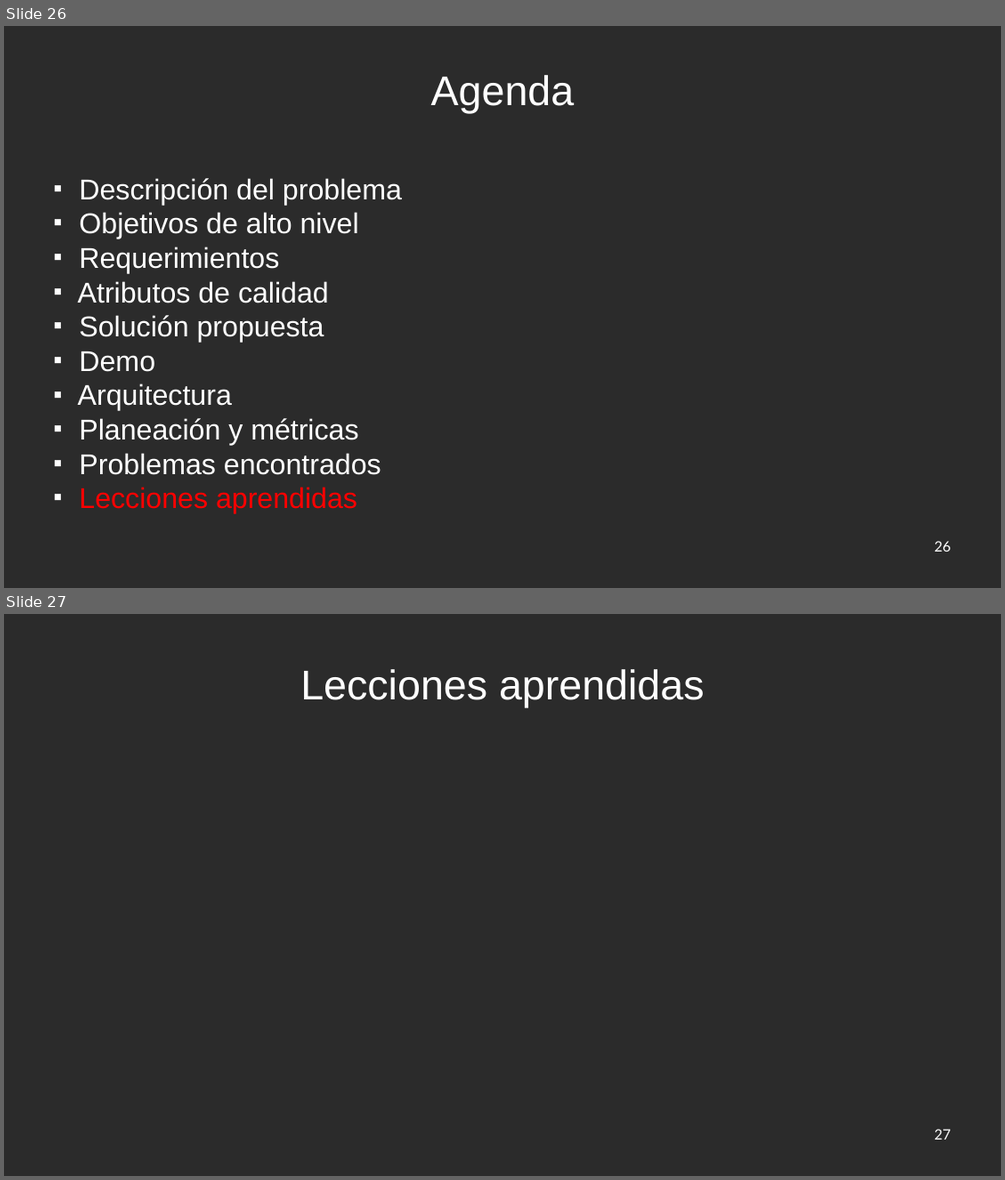
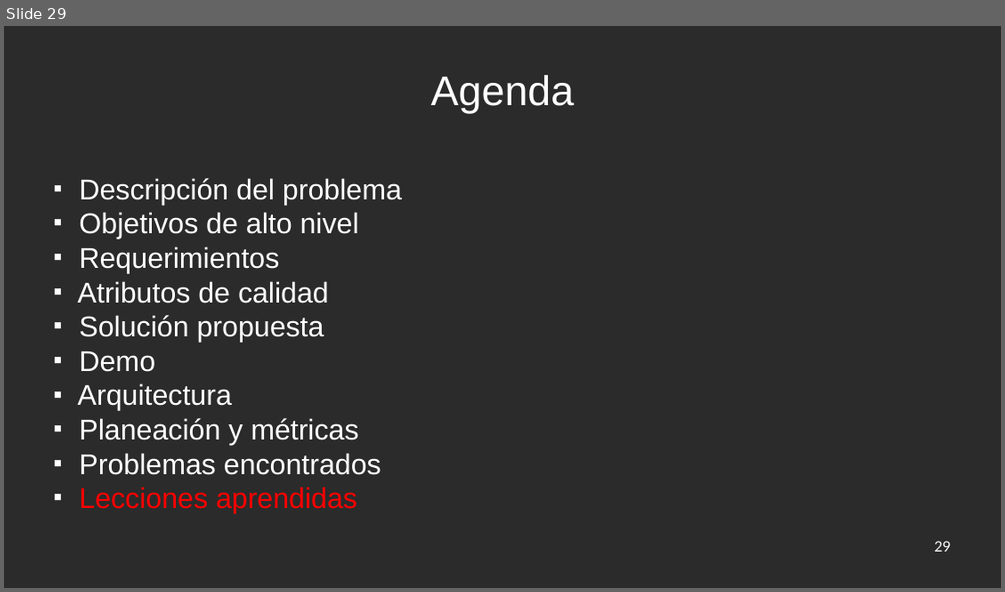
Before and after one commit to jw92/PPR, a slide deck: final.odp. Shown one above the other, each under a label of ours: slides 26 and 27 before the commit, slide 29 after it. The pictures are 1005x1180 and 1005x592 pixels, drawn with LibreOffice and Linux fonts; fonts in the diff are those of the drawing; background and template pictures are left out; a plain dark background stands for a picture behind light text. Boxes give left, top, right and bottom in pixels: in the first picture for what was removed or moved away, otherwise in the second. Text is boxed around its words. In the diff, an @@ line names an element or a change of style, - is before the commit and + after.

```diff
--- a/final.odp
+++ b/final.odp
@@ slide 27 removed at [4,614,1001,1176], background picture (left out) @@
@@ title removed at [300,669,704,707] @@
-Lecciones aprendidas
@@ page number removed at [934,1129,951,1140] @@
-27
@@ what was slide 26 is now slide 29 @@
@@ page number at [934,541,951,552]: text changed @@
-26
+29
```
Also in this commit, not shown: 4 slides changed, 6 slides added, 2 other slides removed, 3 other files.
